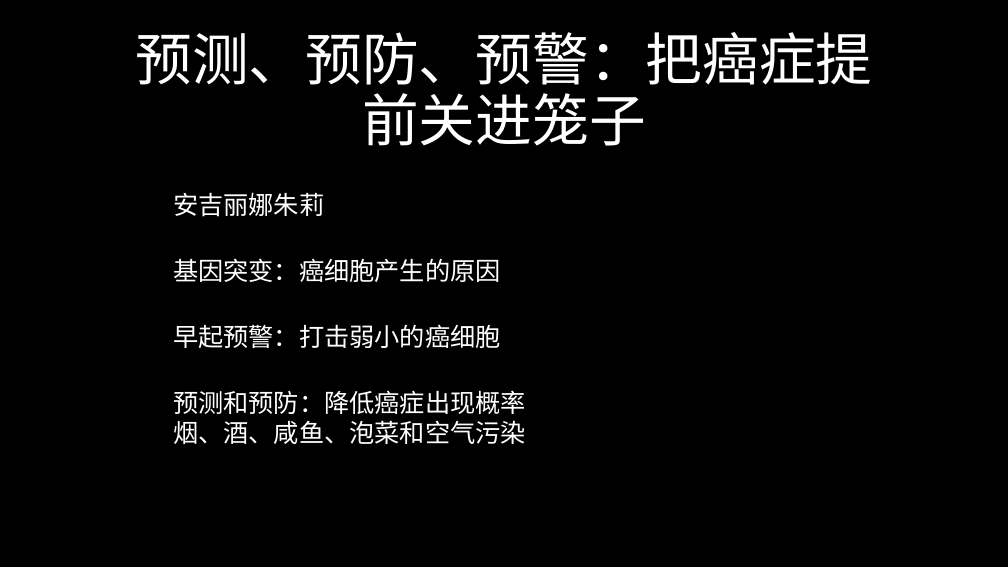
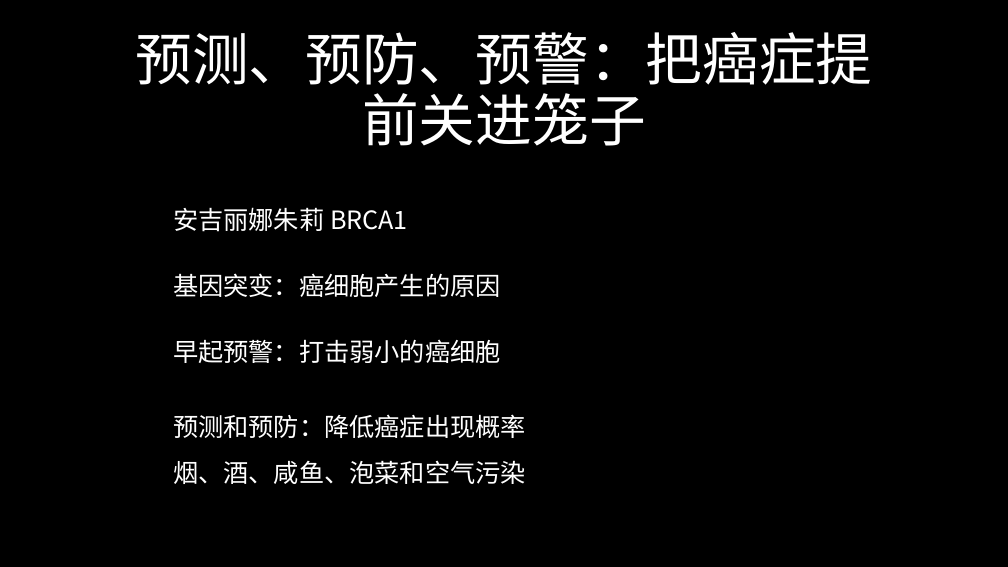
Before and after one commit to FredJiangFei/freetalk, a slide deck: slide 19 of 癌症/癌症.pptx (slide 15 before the commit). Drawn at 1008x567 pixels with LibreOffice and Linux fonts; fonts in the diff are those of the drawing. Boxes give left, top, right and bottom in pixels: in the first picture for what was removed or moved away, otherwise in the second. Text is boxed around its words. In the diff, an @@ line names an element or a change of style, - is before the commit and + after.

```diff
--- a/癌症/癌症.pptx
+++ b/癌症/癌症.pptx
@@ text at (173, 207, 408, 232): text changed @@
-安吉丽娜朱莉
+安吉丽娜朱莉 BRCA1
@@ line spacing 1 to 1.5 in 3 elements at (173, 273, 501, 297), (173, 339, 501, 363), (173, 414, 526, 484) @@
@@ text "预测和预防：降低癌症出现概率": place and size @@
-text "预测和预防：降低癌症出现概率" at (173, 390, 526, 444)
+text "预测和预防：降低癌症出现概率" at (173, 414, 526, 484)
```
Also in this commit, not shown: 9 other slides changed, 6 slides added, 1 other file.
